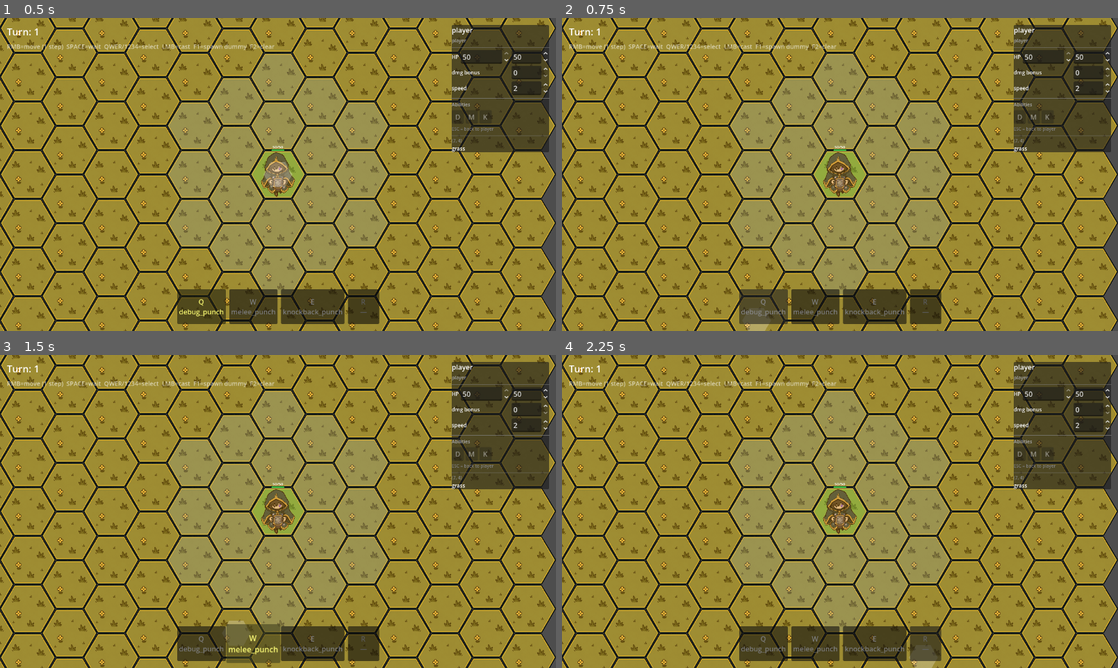
Above: before the commit, frames 1-4 (two rows, left to right).
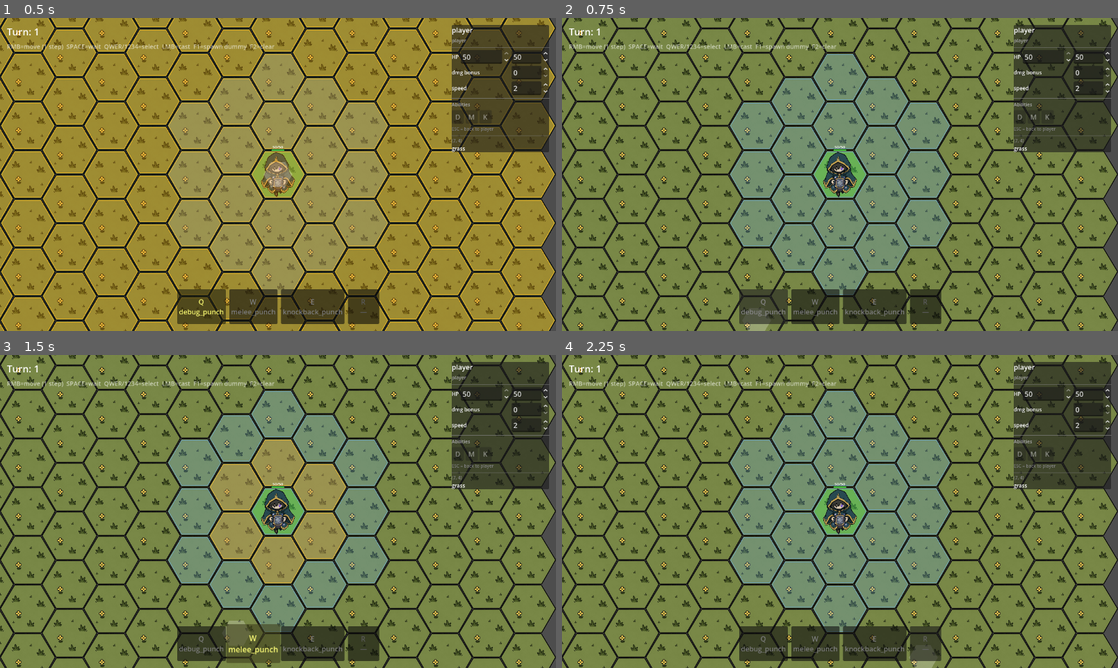
Above: after the commit, the same moments.

Repository: TortikP/GameJamProject
Game: Godot game, scene res://scenes/dev/godmode.tscn
Same seed, same stepped clock (60 frames per second), same inputs: the game is played once before the commit and once after it. This scene is started directly instead of the project's main scene.
Inputs:
- Up to frame 1 (0.5 s): no input
- Up to frame 2 (0.75 s): click "Q debug_punch" at 0.5 s
- Up to frame 3 (1.5 s): click "W melee_punch" at 1.25 s
- Up to frame 4 (2.25 s): click "R —" at 2 s

Frame 1 is identical in both runs. In frame 2, 79% of the frame differs, in the area x 0-100%, y 0-100%; in frame 3, 73%; in frame 4, 79%.

Commit message:
fix(006): attack range shows only active spell, not union of all
show_for() now takes explicit ability_ids array.
Controller passes [active_slot.id] for player (or [] if no spell selected),
enemy abilities list for enemies.

Diff:
--- a/scripts/presentation/godmode/godmode_controller.gd
+++ b/scripts/presentation/godmode/godmode_controller.gd
@@ -217,7 +217,19 @@
 func _refresh_overlay() -> void:
 	if _overlay == null or _selected == null:
 		return
-	_overlay.show_for(_selected, registry)
+	# For player: show only the active spell's range (or nothing if no spell selected).
+	# For enemies: show their attack ability range.
+	var ability_ids: Array = []
+	if _selected == player:
+		if _slot_bar_node != null:
+			var active: int = _slot_bar_node.get_active()
+			if active != -1:
+				var ab := _slot_bar_node.get_slot(active) as Ability
+				if ab != null:
+					ability_ids = [ab.id]
+	else:
+		ability_ids = _selected.get_abilities()
+	_overlay.show_for(_selected, registry, ability_ids)
 
 
 func _on_inspector_speed_changed(_actor: Actor) -> void:
--- a/scripts/presentation/godmode/move_range_overlay.gd
+++ b/scripts/presentation/godmode/move_range_overlay.gd
@@ -32,7 +32,9 @@
 
 ## Show reachable hexes for `actor`. `registry` is ActorRegistry — used to
 ## build the occupied list so BFS doesn't route through other actors.
-func show_for(actor: Actor, registry: Node) -> void:
+## `ability_ids` — which abilities to draw attack range for. Pass [] to skip
+## attack range entirely (e.g. when no spell is selected).
+func show_for(actor: Actor, registry: Node, ability_ids: Array) -> void:
 	clear()
 	if _grid == null or actor == null:
 		return
@@ -68,7 +70,7 @@
 	# Collect all coords reachable by any of this actor's abilities.
 	# Shown in orange, drawn ON TOP of move range (higher z).
 	var attack_coords: Dictionary = {}  # Vector2i → true (dedup)
-	for ability_id in actor.get_abilities():
+	for ability_id in ability_ids:
 		var ability: Ability = AbilityDatabase.get_ability(ability_id)
 		if ability == null or ability.target == null:
 			continue
